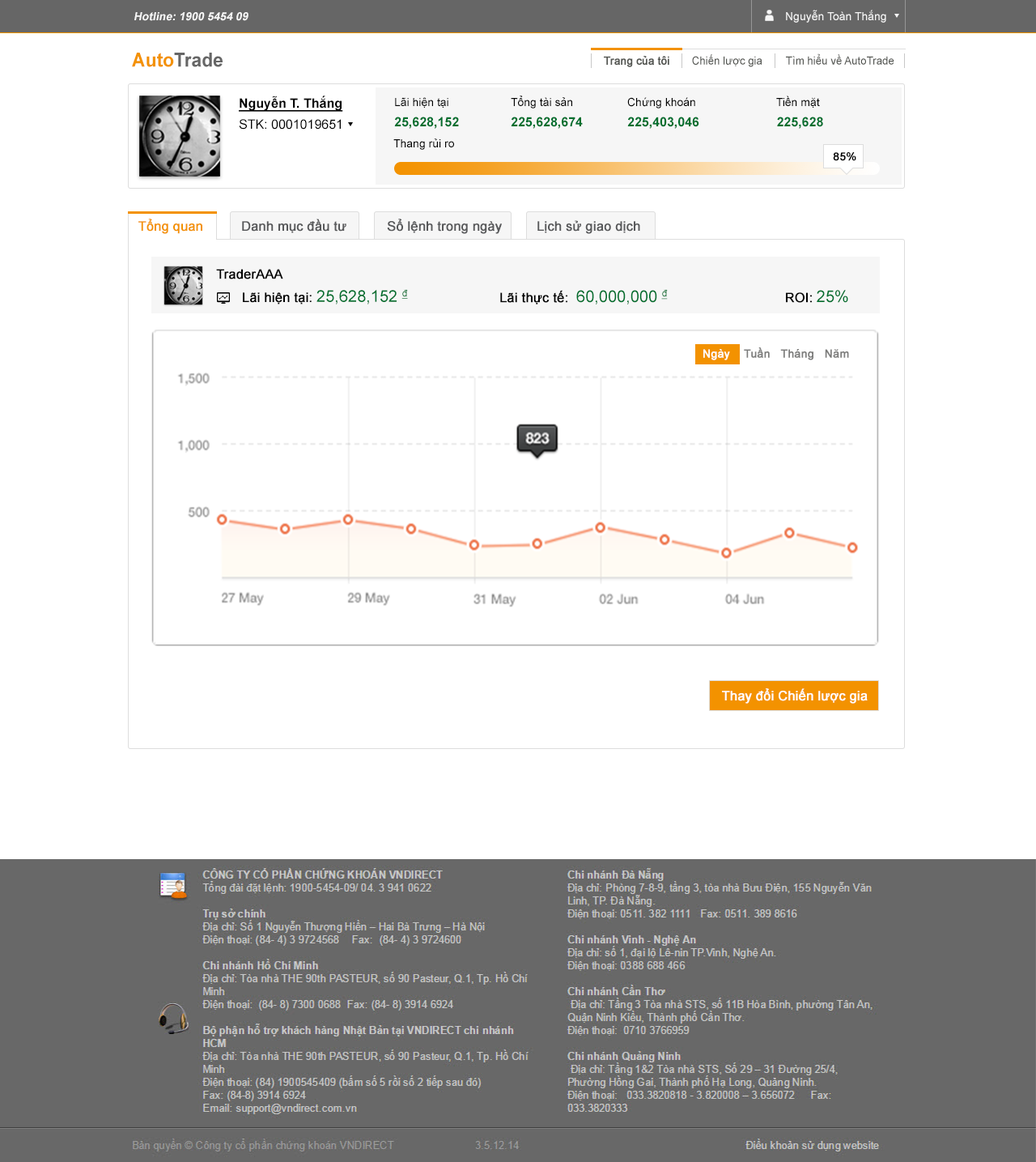
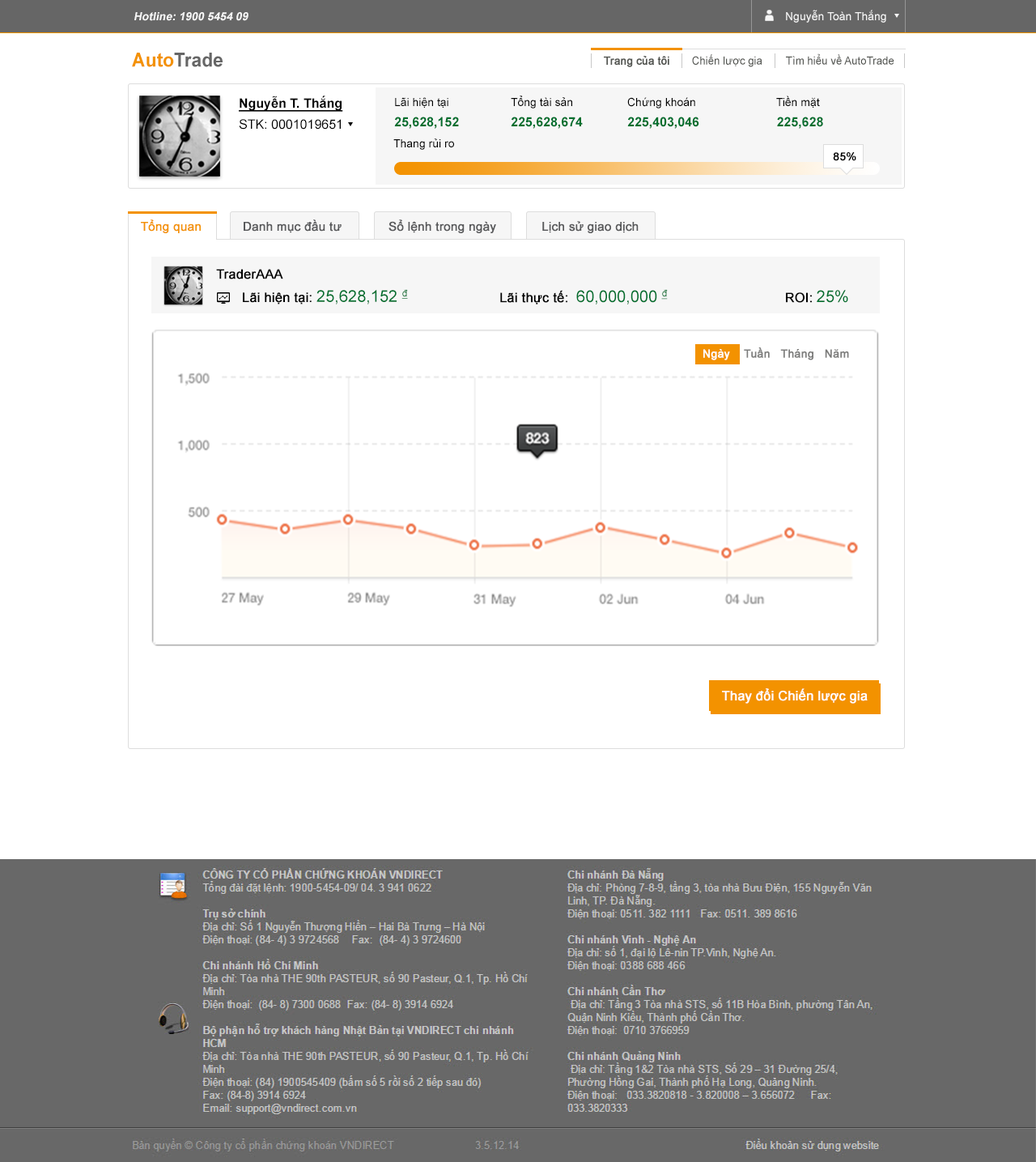
The second (1036, 1162) image is a revision of the first. Changes to its layers:
painted on "Rectangle 4" over bbox(709, 679, 880, 711)
added layer "Rectangle 4 copy" in group "Thay doi trader" over bbox(710, 683, 881, 714)
renamed "Tổng quan Danh mục đầu tư Sổ lệnh trong ngày Lịch" to "Tổng quan Danh mục đầu tư Sổ lệnh trong ngày Lịc", painted on it over bbox(138, 218, 641, 234)
